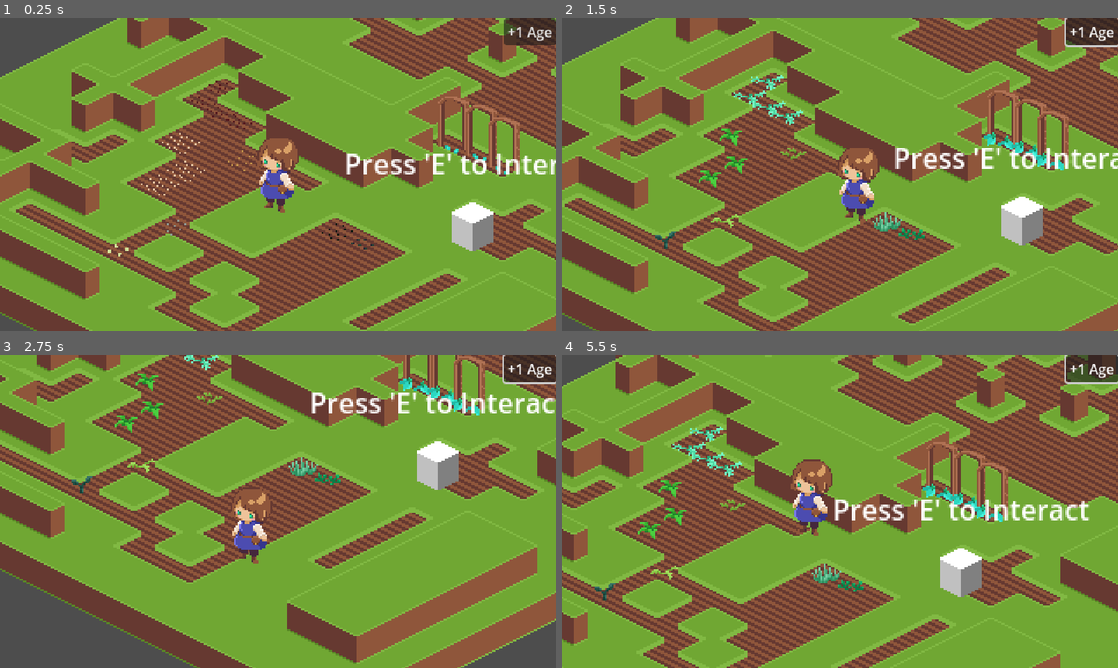
Above: before the commit, frames 1-4 (two rows, left to right).
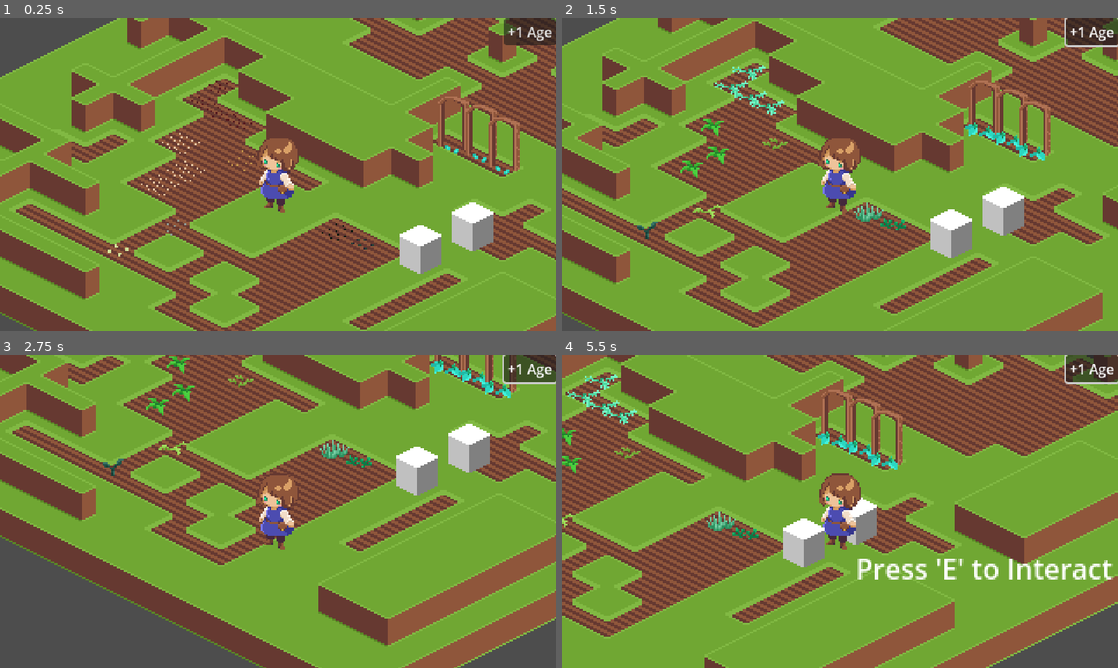
Above: after the commit, the same moments.

Repository: ForrestGD/Isometric_Tile_Project
Game: Godot game, scene res://scenes/main/main.tscn
Two runs of this game, one before a commit and one after it. Both use one fixed random seed, a clock stepped at 60 frames per second and the inputs below. This scene is started directly instead of the project's main scene.
Inputs (mouse positions are in pixels of both pictures, inside the frame that each line leads up to):
- Up to frame 1 (0.25 s): no input
- Up to frame 2 (1.5 s): click "+1 Age" at 0.5 s; tap E (interact) at 1.25 s; move the mouse to (962, 158) at 1.27 s; hold Right (ui_right) from 1.28 s (still down); hold E (interact) from 1.28 s (still down); click (962, 158) at 1.42 s
- Up to frame 3 (2.75 s): move the mouse to (166, 527) at 2.02 s; release Right (ui_right) at 2.03 s; release E (interact) at 2.03 s; hold Down (ui_down) from 2.03 s (still down); tap E (interact) at 2.1 s; click (166, 527) at 2.17 s
- Up to frame 4 (5.5 s): tap E (interact) at 2.75, 3.6, 4.25, 5.1 s; move the mouse to (895, 442) at 2.77 s; release Down (ui_down) at 2.78 s; hold Right (ui_right) 2.78-3.53 s; hold E (interact) 2.78-3.53 s; click (895, 442) at 2.92 s; move the mouse to (812, 574) at 3.52 s; hold Up (ui_up) 3.53-4.28 s; click (812, 574) at 3.67 s; move the mouse to (1006, 558) at 4.27 s; hold E (interact) 4.28-5.03 s; hold Left (ui_left) from 4.28 s (still down); click (1006, 558) at 4.42 s; move the mouse to (673, 464) at 5.02 s; click (673, 464) at 5.17 s

The runs differ from the first frame. In frame 1, 2.0% of the frame differs, in the area x 62-100%, y 43-82%; in frame 2, 40%; in frame 3, 46%; in frame 4, 57%, in the area x 0-100%, y 0-100%.

Commit message:
Preparation for chest inventory work

Diff:
--- a/objects/components/interactable_component.gd
+++ b/objects/components/interactable_component.gd
@@ -1,8 +1,21 @@
 class_name Interactable
 extends Area2D
 
+@onready var interactable_area: CollisionPolygon2D = $InteractableArea
+var hovered: bool = false
+
 signal interacted(root: Node, interactor: Interactor)
 
-func interact(interactor: Interactor):
-    interacted.emit(self, interactor)
-    print("interacted with {0}".format([self.name]))
+func _ready() -> void:
+	mouse_entered.connect(_on_mouse_entered)
+	mouse_exited.connect(_on_mouse_exited)
+
+func _on_mouse_exited() -> void:
+	hovered = false
+
+func _on_mouse_entered() -> void:
+	hovered = true
+
+func interact(interactor: Interactor) -> void:
+	interacted.emit(self, interactor)
+	print("interacted with {0}".format([self.name]))
--- a/objects/components/interactor_component.gd
+++ b/objects/components/interactor_component.gd
@@ -2,26 +2,46 @@
 extends Area2D
 
 var interactables_list: Array[Interactable] = []
+@onready var label_container: BoxContainer = $BoxContainer
 
 func _ready() -> void:
-    area_entered.connect(_on_area_entered)
-    area_exited.connect(_on_area_exit)
+	area_entered.connect(_on_area_entered)
+	area_exited.connect(_on_area_exit)
+
+func _sort_by_closest_hovered(a: Interactable, b: Interactable) -> bool:
+	if a.hovered and not b.hovered:
+		return true
+	elif b.hovered and not a.hovered:
+		return false
+	elif a.global_transform.origin.distance_to(self.global_transform.origin) \
+	< b.global_transform.origin.distance_to(self.global_transform.origin):
+		return true
+	else:
+		return false
+
+func _physics_process(delta: float) -> void:
+	interactables_list.sort_custom(_sort_by_closest_hovered)
+	if interactables_list.size() > 0:
+		label_container.visible = true
+		label_container.global_position = interactables_list[0].global_position
+	else:
+		label_container.visible = false
 
 func _input(event: InputEvent) -> void:
-    if not event is InputEventKey or not event.is_action_pressed("interact"): return
-    if interactables_list.size() > 0:
-        interactables_list[0].interact(self as Interactor)
+	if not event is InputEventKey or not event.is_action_pressed("interact"): return
+	if interactables_list.size() > 0:
+		interactables_list[0].interact(self as Interactor)
 
 func _on_area_entered(area: Area2D) -> void:
-    if area is Interactable:
-        print("entered {0} interaction area".format([area.name]))
-        interactables_list.append(area as Interactable)
-        print("{0} interactable objects".format([interactables_list.size()]))
+	if area is Interactable:
+		print("entered {0} interaction area".format([area.name]))
+		interactables_list.append(area as Interactable)
+		print("{0} interactable objects".format([interactables_list.size()]))
 
 func _on_area_exit(area: Area2D) -> void:
-    if area is Interactable:
-        print("exited {0} interaction area".format([area.name]))
-        var index = interactables_list.find(area)
-        if index > -1:
-            interactables_list.remove_at(index)
-            print("{0} remaining interactable objects".format([interactables_list.size()]))
+	if area is Interactable:
+		print("exited {0} interaction area".format([area.name]))
+		var index = interactables_list.find(area)
+		if index > -1:
+			interactables_list.remove_at(index)
+			print("{0} remaining interactable objects".format([interactables_list.size()]))
--- /dev/null
+++ b/objects/interaction/chest.gd
@@ -0,0 +1,3 @@
+extends StaticBody2D
+
+@export var inventory: InventoryData
--- a/objects/interactables/chest.tscn
+++ b/objects/interaction/chest.tscn
@@ -1,13 +1,12 @@
-[gd_scene load_steps=4 format=3 uid="uid://dfdg4blv1eos2"]
+[gd_scene load_steps=3 format=3 uid="uid://dfdg4blv1eos2"]
 
 [ext_resource type="Texture2D" uid="uid://b6qqi6olhsap7" path="res://assets/sprites/temp_chest_sprite.png" id="1_704ms"]
 [ext_resource type="Script" uid="uid://d1frgy7jqmo5g" path="res://objects/components/interactable_component.gd" id="2_38hgl"]
 
-[sub_resource type="CircleShape2D" id="CircleShape2D_nn4ns"]
-radius = 20.0
-
 [node name="Chest" type="StaticBody2D"]
 y_sort_enabled = true
+collision_layer = 8
+collision_mask = 8
 
 [node name="Sprite2D" type="Sprite2D" parent="."]
 texture = ExtResource("1_704ms")
@@ -17,22 +16,10 @@
 polygon = PackedVector2Array(0, -18, 12, -12, 12, -8, 0, -2, -12, -8, -12, -12)
 
 [node name="Interactable" type="Area2D" parent="."]
+collision_layer = 16
+collision_mask = 0
 script = ExtResource("2_38hgl")
 metadata/_custom_type_script = "uid://d1frgy7jqmo5g"
 
-[node name="CollisionShape2D" type="CollisionShape2D" parent="Interactable"]
-position = Vector2(0, -10)
-shape = SubResource("CircleShape2D_nn4ns")
-
-[node name="BoxContainer" type="BoxContainer" parent="Interactable"]
-z_index = 1
-offset_left = -74.0
-offset_top = -64.0
-offset_right = 74.0
-offset_bottom = -40.0
-pivot_offset = Vector2(74, 12)
-
-[node name="InteractLabel" type="Label" parent="Interactable/BoxContainer"]
-layout_mode = 2
-text = "Press 'E' to Interact"
-horizontal_alignment = 1
+[node name="InteractableArea" type="CollisionPolygon2D" parent="Interactable"]
+polygon = PackedVector2Array(0, -32, 14, -25, 14, -7, 0, 0, -14, -7, -14, -25)
--- a/objects/player_character/player_character.tscn
+++ b/objects/player_character/player_character.tscn
@@ -5,7 +5,8 @@
 [ext_resource type="Resource" uid="uid://c7nhaa24x0h05" path="res://objects/inventory/test_inv.tres" id="2_x100a"]
 [ext_resource type="Script" uid="uid://cspwq1vduic0l" path="res://objects/components/interactor_component.gd" id="4_tcjii"]
 
-[sub_resource type="CircleShape2D" id="CircleShape2D_elw8p"]
+[sub_resource type="CircleShape2D" id="CircleShape2D_tcjii"]
+radius = 16.0
 
 [node name="CharacterBody2D" type="CharacterBody2D"]
 y_sort_enabled = true
@@ -27,12 +28,27 @@
 [node name="Camera2D" type="Camera2D" parent="."]
 offset = Vector2(1, -30)
 zoom = Vector2(2, 2)
-position_smoothing_enabled = true
 
 [node name="Interactor" type="Area2D" parent="."]
+collision_layer = 0
+collision_mask = 16
 script = ExtResource("4_tcjii")
 metadata/_custom_type_script = "uid://cspwq1vduic0l"
 
 [node name="CollisionShape2D" type="CollisionShape2D" parent="Interactor"]
-position = Vector2(0, -10)
-shape = SubResource("CircleShape2D_elw8p")
+position = Vector2(0, -8)
+shape = SubResource("CircleShape2D_tcjii")
+
+[node name="BoxContainer" type="BoxContainer" parent="Interactor"]
+visible = false
+z_index = 1
+offset_left = -74.0
+offset_top = -64.0
+offset_right = 74.0
+offset_bottom = -40.0
+pivot_offset = Vector2(74, 12)
+
+[node name="InteractLabel" type="Label" parent="Interactor/BoxContainer"]
+layout_mode = 2
+text = "Press 'E' to Interact"
+horizontal_alignment = 1
--- a/project.godot
+++ b/project.godot
@@ -48,6 +48,7 @@
 2d_physics/layer_2="Player"
 2d_physics/layer_3="NPCS"
 2d_physics/layer_4="Objects"
+2d_physics/layer_5="Interaction"
 2d_physics/layer_8="Blocking"
 
 [rendering]
--- a/scenes/main/main.tscn
+++ b/scenes/main/main.tscn
@@ -22,7 +22,7 @@
 [ext_resource type="PackedScene" uid="uid://cecmu3uu2djpn" path="res://objects/plants/stwart.tscn" id="17_m4h2d"]
 [ext_resource type="PackedScene" uid="uid://wrbffdbi8him" path="res://objects/plants/valerian.tscn" id="18_p8abn"]
 [ext_resource type="PackedScene" uid="uid://dui4f1k7yuhkd" path="res://objects/plants/chamomile.tscn" id="20_r4lks"]
-[ext_resource type="PackedScene" uid="uid://dfdg4blv1eos2" path="res://objects/interactables/chest.tscn" id="23_p8abn"]
+[ext_resource type="PackedScene" uid="uid://dfdg4blv1eos2" path="res://objects/interaction/chest.tscn" id="23_p8abn"]
 
 [node name="Main" type="Node2D"]
 y_sort_enabled = true
@@ -126,3 +126,6 @@
 
 [node name="Chest" parent="." instance=ExtResource("23_p8abn")]
 position = Vector2(63, 42)
+
+[node name="Chest2" parent="." instance=ExtResource("23_p8abn")]
+position = Vector2(33, 55)
Not shown, added: objects/interaction/chest.gd.uid
